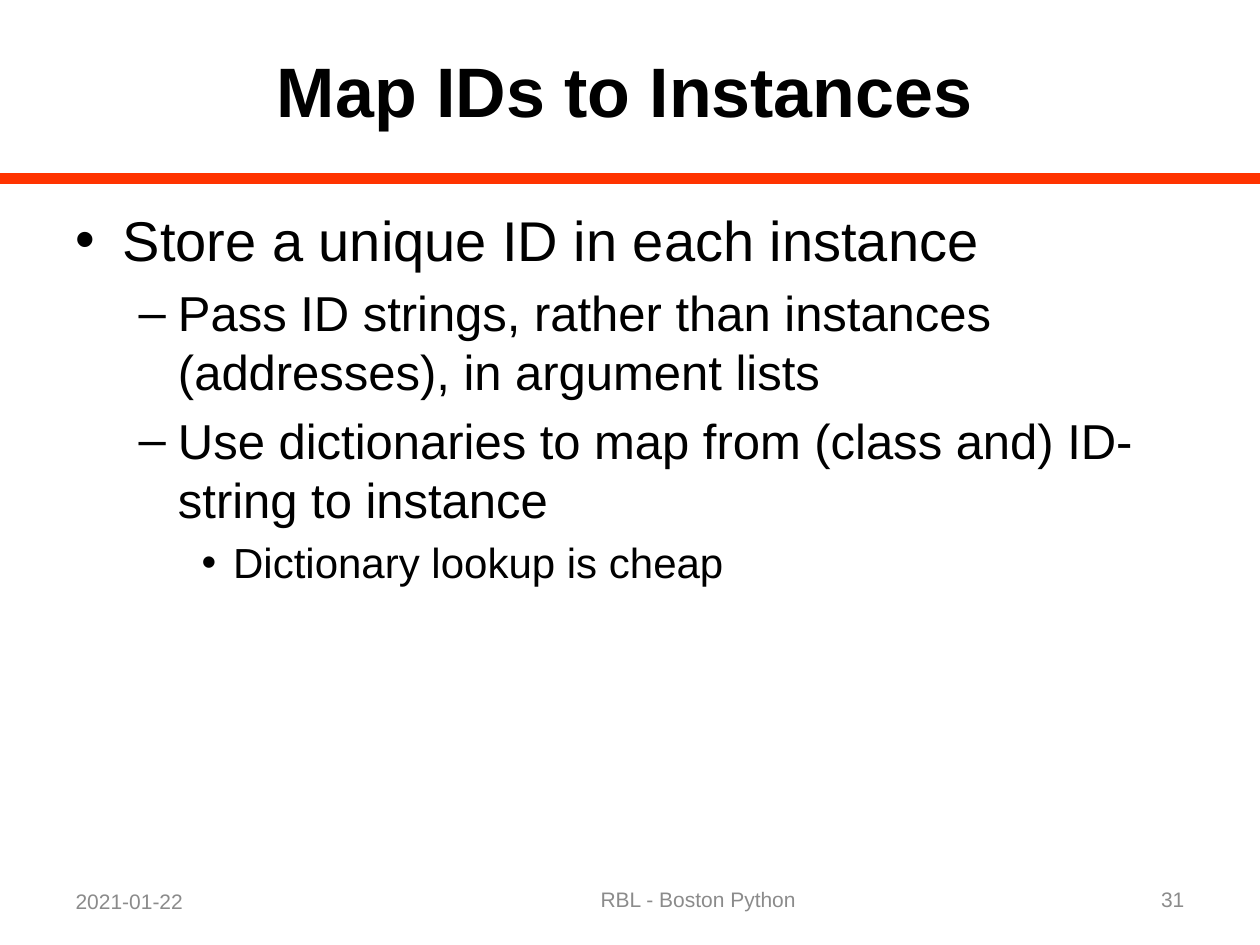
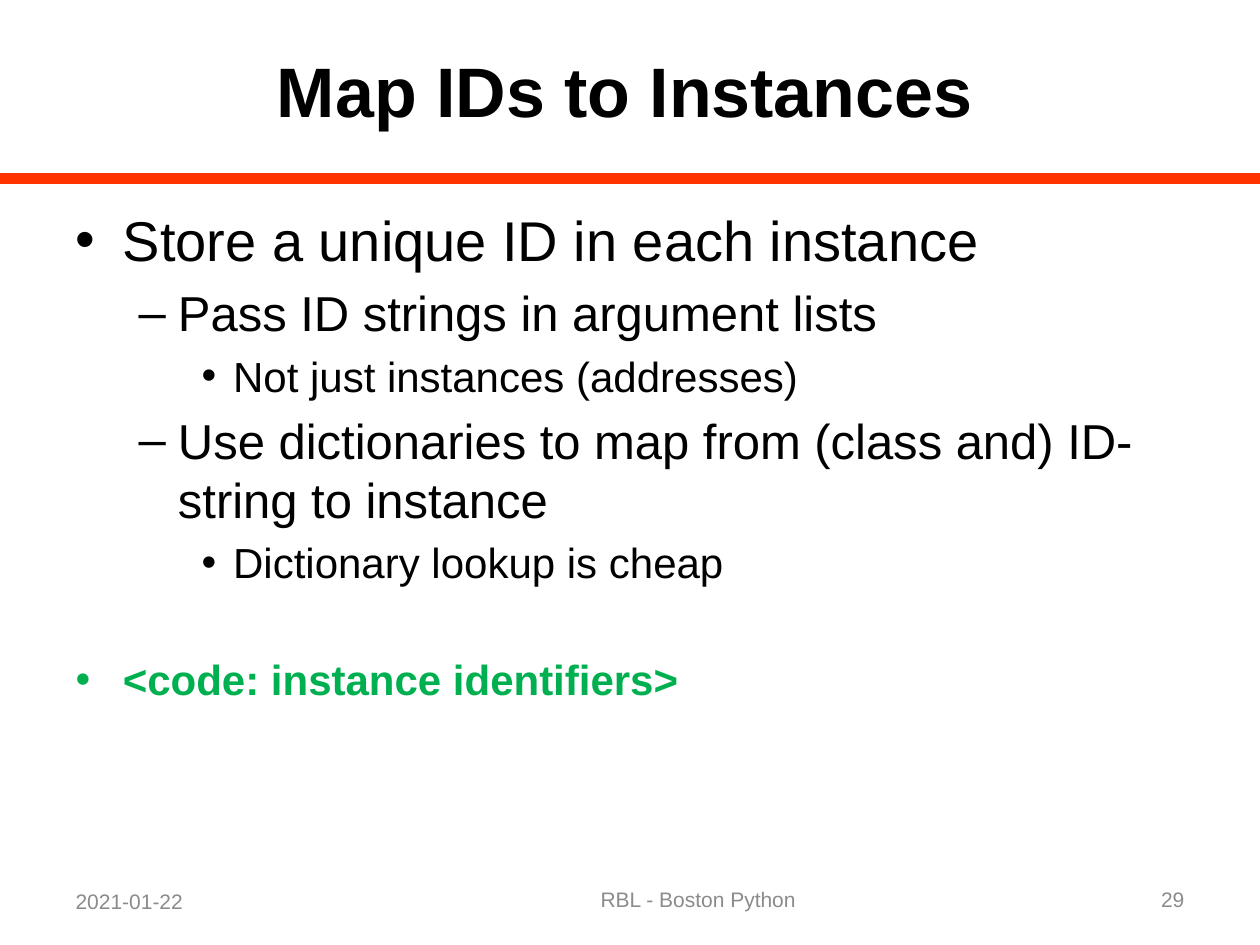
Before and after one commit to rblandau/NewTrace, a slide deck: slide 29 of docs/OfflineDebugging/A Dinosaur and a Python 04.pptx (slide 31 before the commit). Drawn at 1260x945 pixels with LibreOffice and Linux fonts; fonts in the diff are those of the drawing. Boxes give left, top, right and bottom in pixels: in the first picture for what was removed or moved away, otherwise in the second. Text is boxed around its words. In the diff, an @@ line names an element or a change of style, - is before the commit and + after.

```diff
--- a/docs/OfflineDebugging/A Dinosaur and a Python 04.pptx
+++ b/docs/OfflineDebugging/A Dinosaur and a Python 04.pptx
@@ text at box(178, 295, 877, 400): text changed @@
-  – Pass ID strings, rather than instances (addresses), in argument lists
+  – Pass ID strings in argument lists
+    • Not just instances (addresses)
@@ text at box(123, 664, 678, 696): paragraph added @@
+• <code: instance identifiers>
@@ page number at box(1161, 892, 1184, 907): text changed @@
-31
+29
```
Also in this commit, not shown: 24 other slides changed, 1 slide removed, 5 other files.
